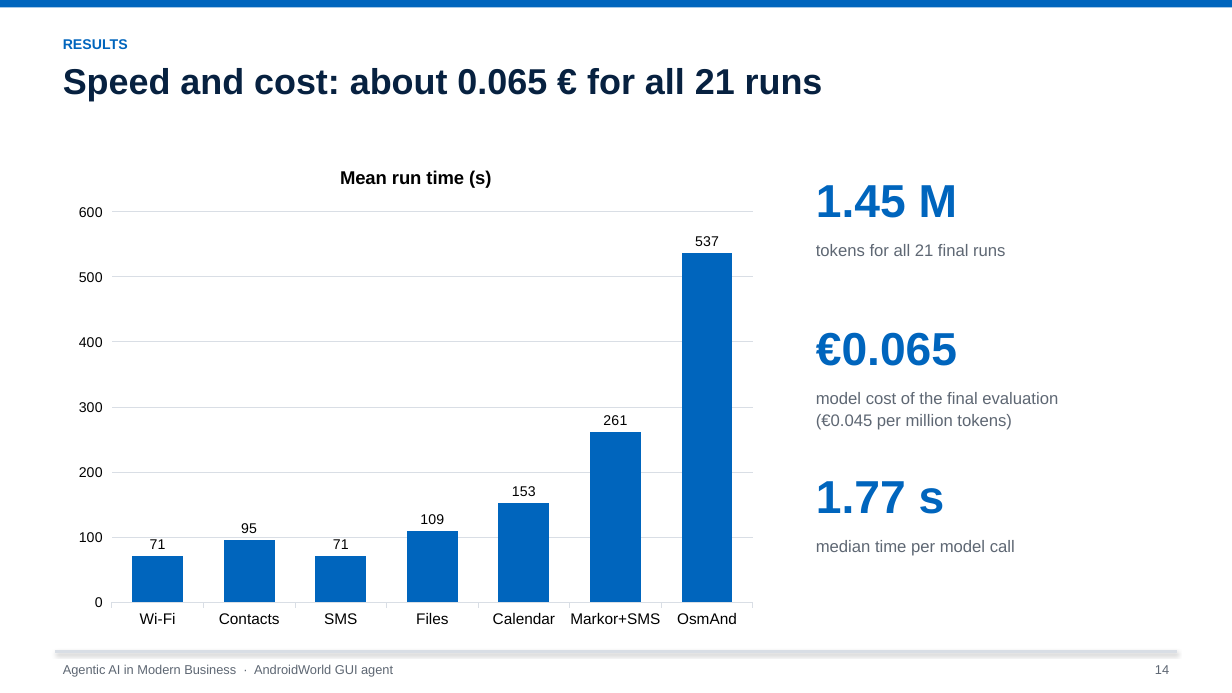
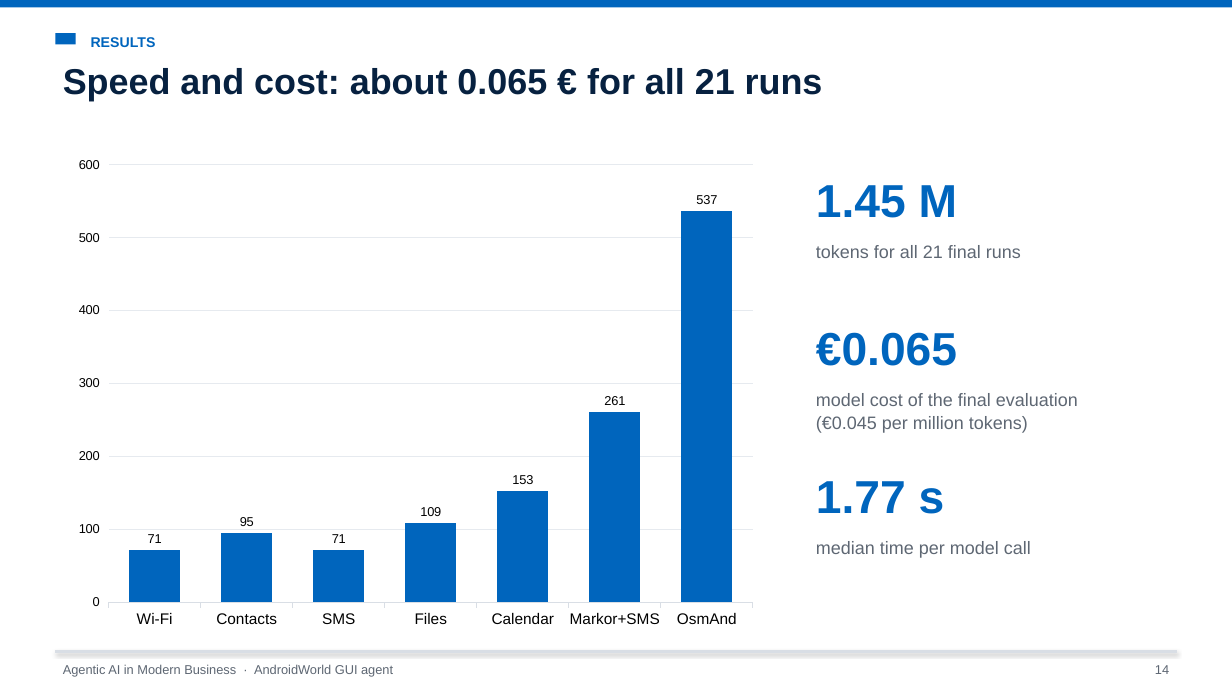
Before and after one commit to Chenschenschen/androidworld-gui-agent, a slide deck: slide 14 of presentation/AndroidWorld_GUI_Agent_Presentation.pptx. Drawn at 1232x693 pixels with LibreOffice and Linux fonts; fonts in the diff are those of the drawing. Boxes give left, top, right and bottom in pixels: in the first picture for what was removed or moved away, otherwise in the second. Text is boxed around its words. In the diff, an @@ line names an element or a change of style, - is before the commit and + after.

```diff
--- a/presentation/AndroidWorld_GUI_Agent_Presentation.pptx
+++ b/presentation/AndroidWorld_GUI_Agent_Presentation.pptx
@@ text "RESULTS": place and size @@
-text "RESULTS" at (63,39,128,49)
+text "RESULTS" at (91,37,156,47)
@@ rectangle added at (55,33,76,44), fill #0065BD @@
@@ column chart at (65,148,767,638) @@
@@ title "Mean run time (s)" removed @@
-Mean run time (s): 71, 95, 71, 109, 153, 261, 537
+Series 1: 71, 95, 71, 109, 153, 261, 537
@@ data labels of Series 1 changed @@
@@ value axis changed @@
@@ lettering changed @@
@@ size 13 to 14 pt in 3 elements at (816,245,1021,258), (816,393,1078,433), (816,541,1031,558) @@
```
Also in this commit, not shown: 25 other slides changed, 2 other files.
